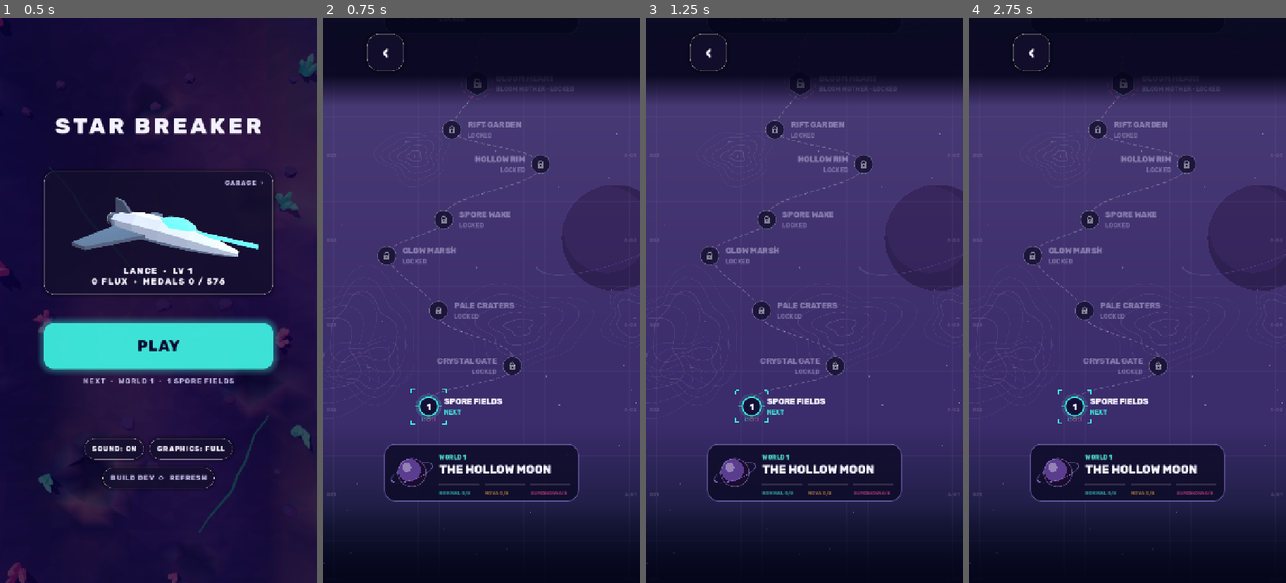
Above: before the commit, frames 1-4 (left to right).
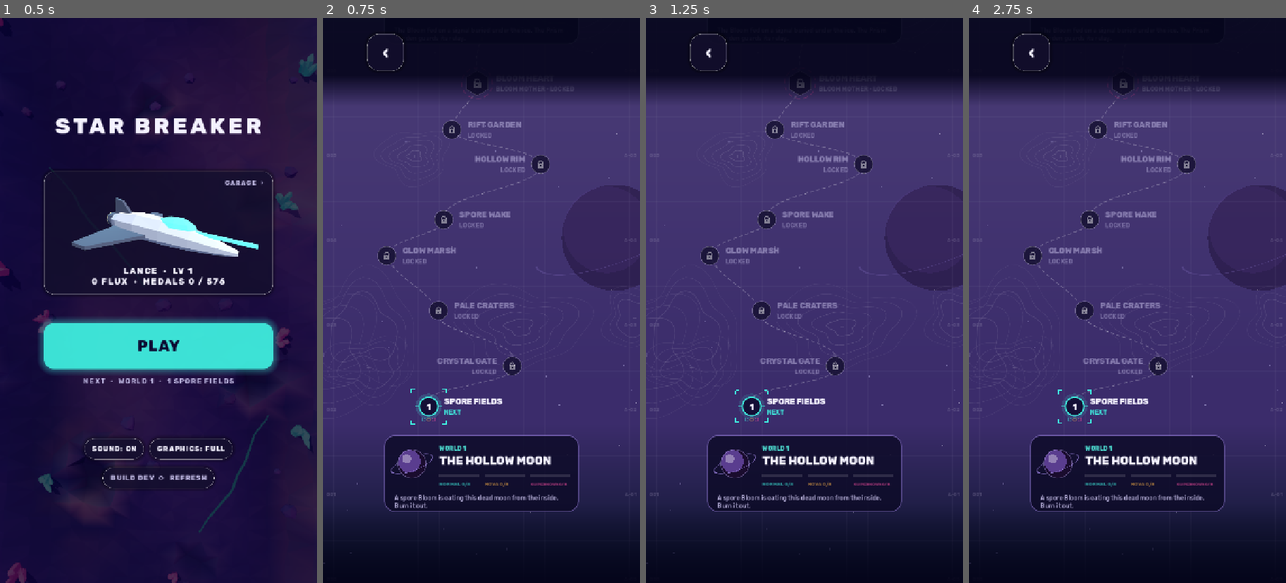
Above: after the commit, the same moments.

Repository: guillaumefont/games
Game: Godot game, scene res://scenes/boot.tscn
The game is run twice, just before and just after one commit, with the same random seed, the same clock (stepped at 60 frames per second) and the same inputs.
Inputs:
- Up to frame 1 (0.5 s): no input
- Up to frame 2 (0.75 s): click "PLAY" at 0.5 s
- Up to frame 3 (1.25 s): no input
- Up to frame 4 (2.75 s): click "‹" at 1.25 s; click "PLAY" at 2 s

Frame 1 is identical in both runs. In frame 2, 4.4% of the frame differs, in the area x 19-81%, y 73-88%; in frame 3, 4.4%; in frame 4, 4.4%.

Commit message:
Star Breaker: a line of story under each world's banner on the map
Co-Authored-By: Claude Opus 5.5 <noreply@anthropic.com>
Claude-Session: https://claude.ai/code/session_01VxP4fsaetWee32NbzWmRQh

Diff:
--- a/star-breaker/scripts/vmap.gd
+++ b/star-breaker/scripts/vmap.gd
@@ -576,7 +576,8 @@
 			_dashes(pts, Color(1, 1, 1, 0.22), 2.0, 0.0)
 
 
-## The way into world `w`: a glass plate with its planet, name, boss and progress on each tier.
+## The way into world `w`: a glass plate with its planet, name, progress on each tier, and a
+## line of the story under them.
 func _draw_banner(w: int) -> void:
 	var cy := _y(banner_u(w))
 	if cy < -120 or cy > size.y + 120:
@@ -586,7 +587,7 @@
 	var open := world_open(w)
 	var a := 1.0 if open else 0.6
 	var bw := minf(_col_w() - 40, 440.0)
-	var r := Rect2(size.x / 2.0 - bw / 2.0, cy - 64, bw, 128)
+	var r := Rect2(size.x / 2.0 - bw / 2.0, cy - 84, bw, 172)
 	var pts := _rounded(r, 24.0)
 	draw_colored_polygon(pts, Color(Color(pal.bg), 0.82))
 	var ring := pts.duplicate()
@@ -599,6 +600,11 @@
 	var x := r.position.x + 124
 	_text(Vector2(x, r.position.y + 34), String(wd.sub).to_upper(), 14, Color(Color(pal.light), 0.9 * a), 800)
 	_text(Vector2(x, r.position.y + 66), String(wd.name).to_upper(), 26, Color(C_TEXT, a), 800, HORIZONTAL_ALIGNMENT_LEFT, r.end.x - x - 16)
+	# the story so far, shown even before the world opens
+	var story := String(wd.get("story", ""))
+	if story != "":
+		draw_multiline_string(_font(500), Vector2(r.position.x + 22, r.position.y + 146), story, HORIZONTAL_ALIGNMENT_LEFT,
+			r.size.x - 44, 14, 2, Color(C_MUTED, 0.95 * a))
 	if not open:
 		_text(Vector2(x, r.position.y + 100), "LOCKED", 14, Color(C_MUTED, 0.8), 800)
 		return
--- a/star-breaker/scripts/worlds.gd
+++ b/star-breaker/scripts/worlds.gd
@@ -16,7 +16,7 @@
 
 const LIST := [
 	{
-		name = "The Hollow Moon", sub = "World 1", boss = "bloom", boss_name = "Bloom Mother", song = "stage", boss_song = "boss",
+		name = "The Hollow Moon", sub = "World 1", story = "A spore Bloom is eating this dead moon from the inside. Burn it out.", boss = "bloom", boss_name = "Bloom Mother", song = "stage", boss_song = "boss",
 		boss_at = 7300.0, clear = "Bloom Mother cut down",
 		pal = {bg = "0c0a26", top = "1c1046", mid = "0c0a26", bot = "071225", fog = "120f26", amb = "8f8cc4", rim = "ff4fa3",
 			planet = "5a3d8f", planet_e = "1a0c2e", ring = "8a74c9", far = "2c2656", star_a = "9a93c8", star_b = "e8e4f6",
@@ -28,7 +28,7 @@
 			forts = [{a = 3400.0, b = 4700.0, gap = 54.0, seed = 3.0}, {a = 5900.0, b = 6960.0, gap = 48.0, seed = 7.0}]},
 	},
 	{
-		name = "Frost Rift", sub = "World 2", boss = "prism", boss_name = "Prism Warden", song = "frost", boss_song = "boss",
+		name = "Frost Rift", sub = "World 2", story = "The Bloom fed on a signal buried under the ice. The Prism Warden guards its relay.", boss = "prism", boss_name = "Prism Warden", song = "frost", boss_song = "boss",
 		boss_at = 7300.0, clear = "Prism Warden shattered",
 		pal = {bg = "08162a", top = "16365a", mid = "0a1a33", bot = "050c1a", fog = "0c1c30", amb = "9cc4e8", rim = "7fe8ff",
 			planet = "8fb8e0", planet_e = "1a3050", ring = "cfefff", far = "2a4060", star_a = "a8c8e8", star_b = "f0f8ff",
@@ -42,7 +42,7 @@
 			forts = [{a = 3500.0, b = 4800.0, gap = 52.0, seed = 11.0}, {a = 5900.0, b = 6960.0, gap = 48.0, seed = 13.0}]},
 	},
 	{
-		name = "Verdant Hive", sub = "World 3", boss = "queen", boss_name = "Hive Queen", song = "hive", boss_song = "boss",
+		name = "Verdant Hive", sub = "World 3", story = "A hive farms the signal's energy for its Queen. Cut through to her chamber.", boss = "queen", boss_name = "Hive Queen", song = "hive", boss_song = "boss",
 		boss_at = 7300.0, clear = "Hive Queen brought down",
 		pal = {bg = "0c1a0c", top = "1e3a14", mid = "0c1a0c", bot = "060c06", fog = "101e0c", amb = "b8d08f", rim = "c8f560",
 			planet = "7aa040", planet_e = "1a2a08", ring = "d8e890", far = "263a20", star_a = "c8d8a0", star_b = "f4ffe0",
@@ -55,7 +55,7 @@
 			forts = [{a = 2500.0, b = 3700.0, gap = 54.0, seed = 17.0}, {a = 5300.0, b = 6900.0, gap = 48.0, seed = 19.0}]},
 	},
 	{
-		name = "Iron Foundry", sub = "World 4", boss = "titan", boss_name = "Furnace Titan", song = "foundry", boss_song = "boss",
+		name = "Iron Foundry", sub = "World 4", story = "The machines that built the relays still forge drones. Shut down the Furnace Titan.", boss = "titan", boss_name = "Furnace Titan", song = "foundry", boss_song = "boss",
 		boss_at = 7300.0, clear = "Furnace Titan melted down",
 		pal = {bg = "1a0f0c", top = "3a1c10", mid = "1a0f0c", bot = "0c0808", fog = "1c100c", amb = "c4a08f", rim = "ff8a3d",
 			planet = "8f4a2a", planet_e = "2e120a", ring = "c99a74", far = "3a2a26", star_a = "c8a893", star_b = "fff0e0",
@@ -68,7 +68,7 @@
 			forts = [{a = 3500.0, b = 4900.0, gap = 50.0, seed = 23.0}, {a = 5900.0, b = 6960.0, gap = 46.0, seed = 29.0}]},
 	},
 	{
-		name = "Bastion Ring", sub = "World 5", boss = "bastion", boss_name = "Bastion Core", song = "bastion", boss_song = "boss",
+		name = "Bastion Ring", sub = "World 5", story = "The military outpost behind it all. Each stage brings you closer to its core.", boss = "bastion", boss_name = "Bastion Core", song = "bastion", boss_song = "boss",
 		boss_at = 7300.0, clear = "Bastion Core breached",
 		pal = {bg = "0a0c1e", top = "1a1e44", mid = "0a0c1e", bot = "05060f", fog = "0c0e22", amb = "a0a8e0", rim = "ff4fa3",
 			planet = "4a5aa0", planet_e = "10183a", ring = "a0b0ff", far = "222848", star_a = "a0a8d8", star_b = "eef0ff",
@@ -81,7 +81,7 @@
 				{a = 5800.0, b = 6960.0, gap = 46.0, seed = 41.0}]},
 	},
 	{
-		name = "Star Core", sub = "Final world", boss = "heart", boss_name = "Star Heart", song = "core", boss_song = "final",
+		name = "Star Core", sub = "Final world", story = "They were mining a star. Break it.", boss = "heart", boss_name = "Star Heart", song = "core", boss_song = "final",
 		boss_at = 7300.0, clear = "The star is broken",
 		pal = {bg = "200808", top = "4a1408", mid = "200808", bot = "100404", fog = "260a06", amb = "e0a080", rim = "ffcc40",
 			planet = "ffb040", planet_e = "ff6a00", ring = "ffd890", far = "4a1a10", star_a = "ffc890", star_b = "fff4d0",
--- a/star-breaker/tests/screen_test.gd
+++ b/star-breaker/tests/screen_test.gd
@@ -88,5 +88,11 @@
 
 	Diag.note("QUIT")
 	Diag.set_safe(false)
+	# each world's banner on the map carries a line of the story (Guillaume's six beats, 2026-11-22)
+	var told := true
+	for wd in Worlds.LIST:
+		told = told and String(wd.get("story", "")).length() > 20
+	check(told, "every world has a line of story for its map banner")
 	print("FAILED %d" % fails if fails else "ALL PASSED")
+
 	quit(1 if fails else 0)
Not shown, changed: star-breaker/AGENTS.md
